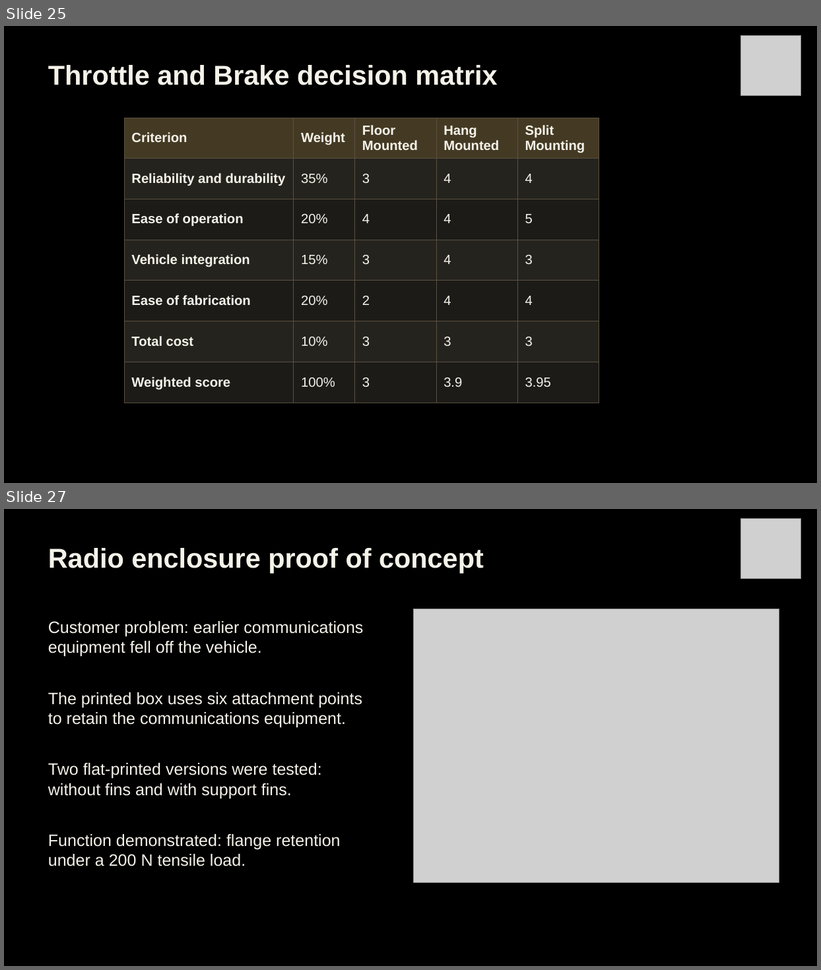
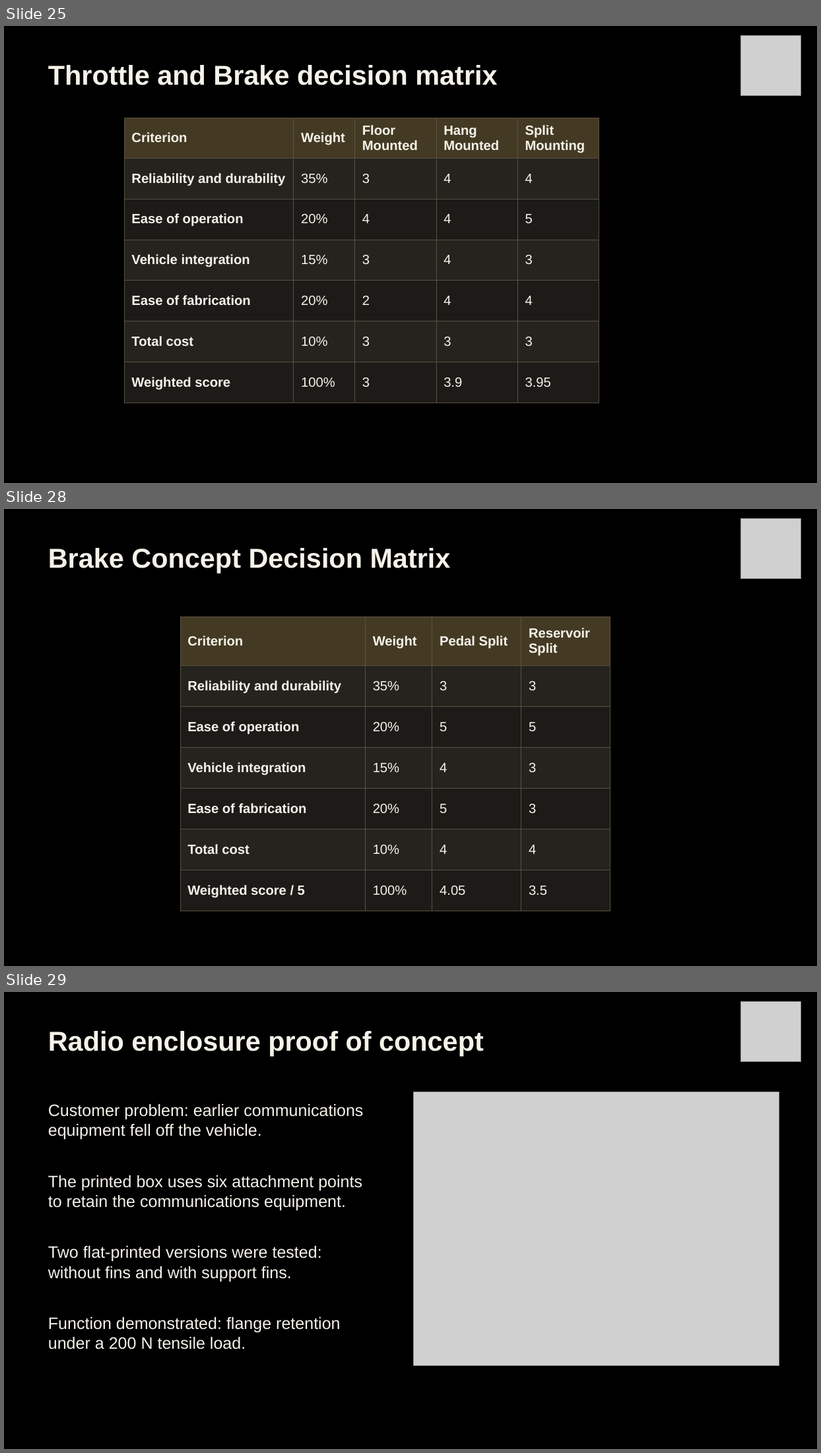
Before and after one commit to Polowater123/Aggie-Baja-Controls-The-A.B.C.-, a slide deck: PDR Draft.pptx. Shown one above the other, each under a label of ours: slides 25 and 27 before the commit, slides 25, 28 and 29 after it; the slides between them are not shown. The pictures are 821x970 and 821x1453 pixels, drawn with LibreOffice and Linux fonts; fonts in the diff are those of the drawing; grey boxes stand for pictures. Boxes give left, top, right and bottom in pixels: in the first picture for what was removed or moved away, otherwise in the second. Text is boxed around its words. In the diff, an @@ line names an element or a change of style, - is before the commit and + after.

```diff
--- a/PDR Draft.pptx
+++ b/PDR Draft.pptx
@@ slide 28 added at (4,509,817,966), background #000000 @@
@@ picture added at (741,519,801,579) @@
@@ text added at (48,548,451,573), 32.2 pt, text #F5F2E9, bold @@
+Brake Concept Decision Matrix
@@ table added at (180,617,611,911), 7 rows, 4 columns @@
+Criterion | Weight | Pedal Split | Reservoir Split
+Reliability and durability | 35% | 3 | 3
+Ease of operation | 20% | 5 | 5
+Vehicle integration | 15% | 4 | 3
+Ease of fabrication | 20% | 5 | 3
+Total cost | 10% | 4 | 4
+Weighted score / 5 | 100% | 4.05 | 3.5
@@ what was slide 27 is now slide 29 @@
```
Also in this commit, not shown: 1 slide changed, 1 other slide added.
